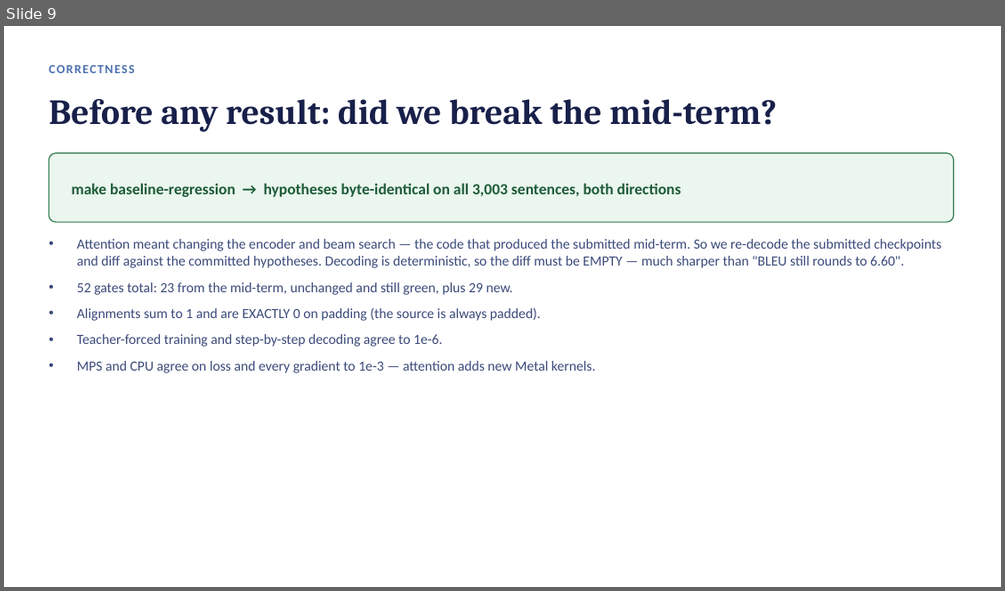
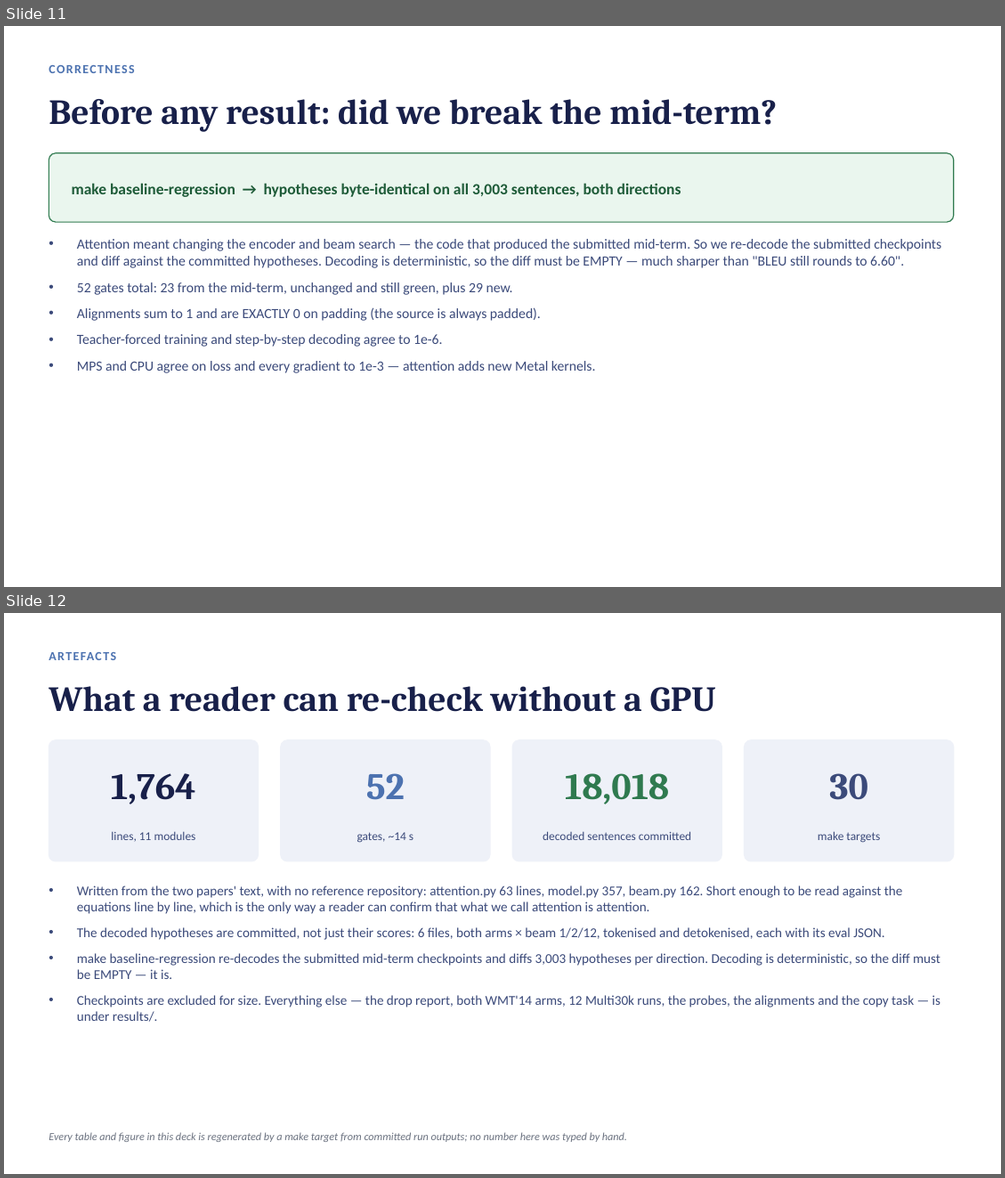
Before and after one commit to RubenS183/seq2seq-ee5180, a slide deck: slides/EE5180_endterm_slides.pptx. Shown one above the other, each under a label of ours: slide 9 before the commit, slides 11 and 12 after it. The pictures are 1005x591 and 1005x1178 pixels, drawn with LibreOffice and Linux fonts; fonts in the diff are those of the drawing. Boxes give left, top, right and bottom in pixels: in the first picture for what was removed or moved away, otherwise in the second. Text is boxed around its words. In the diff, an @@ line names an element or a change of style, - is before the commit and + after.

```diff
--- a/slides/EE5180_endterm_slides.pptx
+++ b/slides/EE5180_endterm_slides.pptx
@@ slide 12 added at (4, 613, 1001, 1174), background #FFFFFF @@
@@ text added at (48, 644, 954, 666), 12 pt, text #4C72B0, bold @@
+ARTEFACTS
@@ text added at (48, 686, 716, 712), 34 pt, text #18204A, bold @@
+What a reader can re-check without a GPU
@@ rounded rectangle added at (48, 740, 259, 861), fill #EEF1F8, outline #EEF1F8 1 pt @@
@@ rounded rectangle added at (281, 740, 490, 861), fill #EEF1F8, outline #EEF1F8 1 pt @@
@@ rounded rectangle added at (512, 740, 722, 861), fill #EEF1F8, outline #EEF1F8 1 pt @@
@@ rounded rectangle added at (744, 740, 954, 861), fill #EEF1F8, outline #EEF1F8 1 pt @@
@@ text added at (111, 773, 196, 804), 36 pt, text #18204A, bold @@
+1,764
@@ text added at (366, 773, 404, 800), 36 pt, text #4C72B0, bold @@
+52
@@ text added at (565, 773, 669, 804), 36 pt, text #2F7A4F, bold @@
+18,018
@@ text added at (829, 773, 868, 800), 36 pt, text #3B4A7A, bold @@
+30
@@ text added at (111, 831, 196, 842), 11.5 pt, text #3B4A7A @@
+lines, 11 modules
@@ text added at (357, 832, 413, 843), 11.5 pt, text #3B4A7A @@
+gates, ~14 s
@@ text added at (542, 831, 691, 840), 11.5 pt, text #3B4A7A @@
+decoded sentences committed
@@ text added at (817, 831, 880, 843), 11.5 pt, text #3B4A7A @@
+make targets
@@ text added at (77, 885, 940, 1022), 13 pt, text #3B4A7A @@
+• Written from the two papers' text, with no reference repository: attention.py 63 lines, model.py 357, beam.py 162. Short enough to be read against the equations line by line, which is the only way a reader can confirm that what we call attention is attention.
+• The decoded hypotheses are committed, not just their scores: 6 files, both arms × beam 1/2/12, tokenised and detokenised, each with its eval JSON.
+• make baseline-regression re-decodes the submitted mid-term checkpoints and diffs 3,003 hypotheses per direction. Decoding is deterministic, so the diff must be EMPTY — it is.
+• Checkpoints are excluded for size. Everything else — the drop report, both WMT'14 arms, 12 Multi30k runs, the probes, the alignments and the copy task — is under results/.
@@ text added at (48, 1132, 627, 1142), 10.5 pt, text #6B7280, italic @@
+Every table and figure in this deck is regenerated by a make target from committed run outputs; no number here was typed by hand.
@@ what was slide 9 is now slide 11 @@
```
Also in this commit, not shown: 1 slide changed, 5 other slides added, 34 other files.
